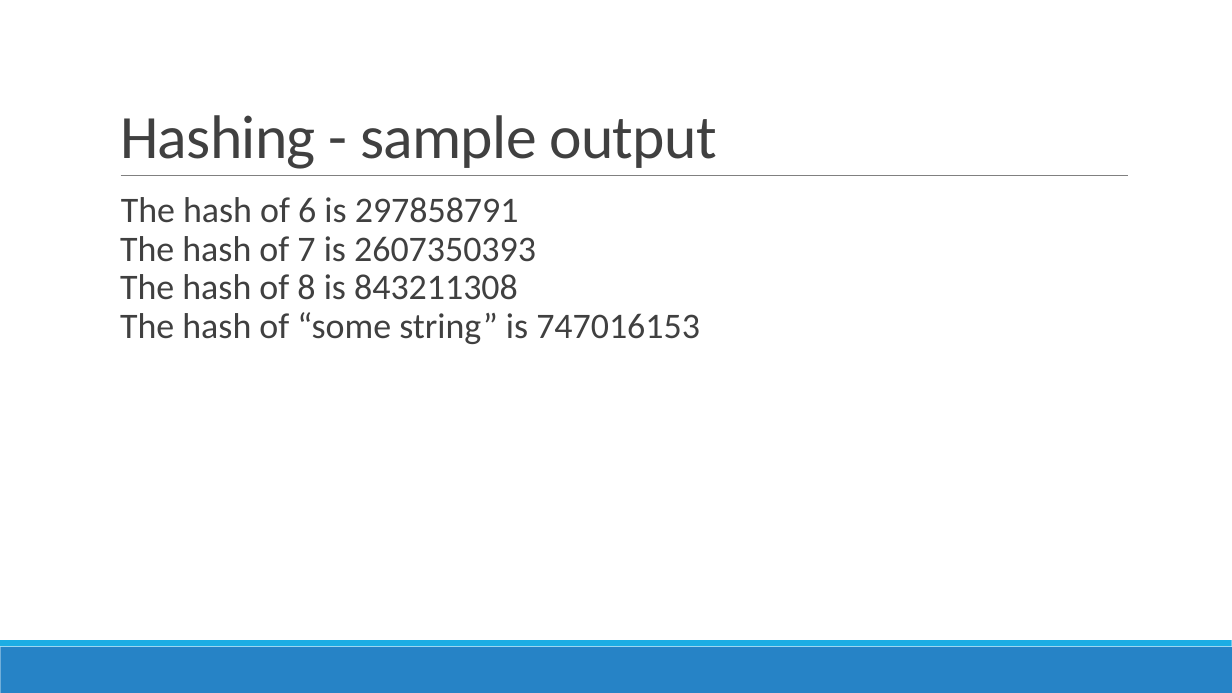
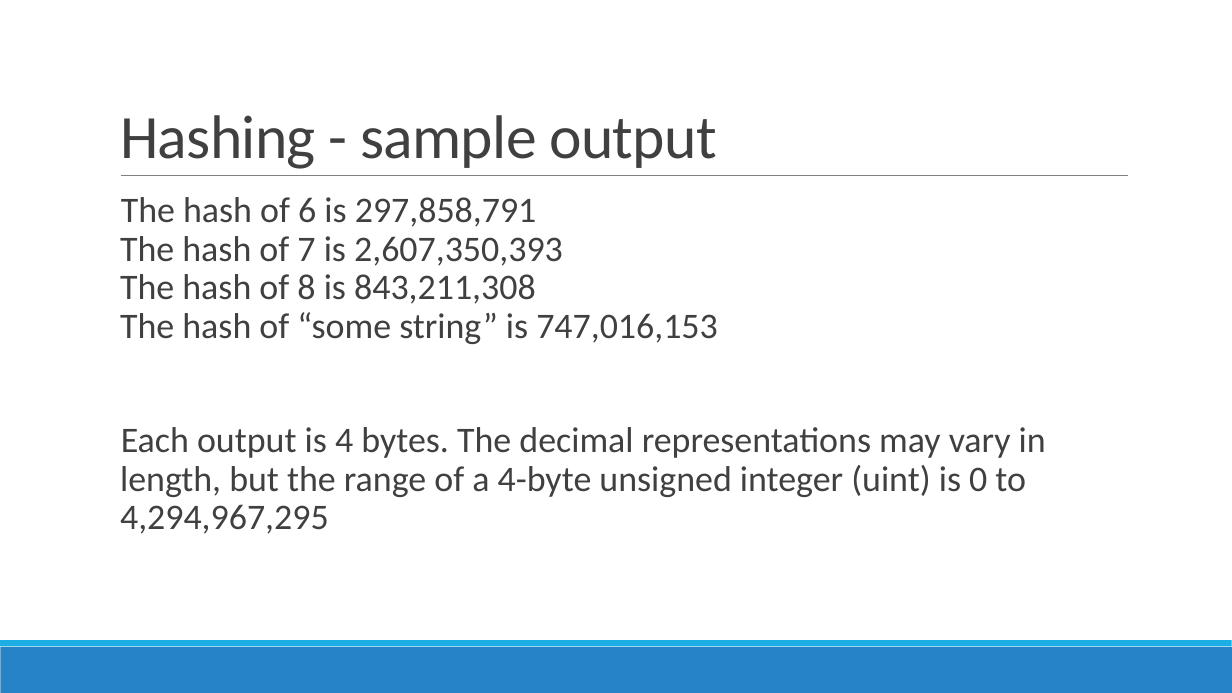
Before and after one commit to ondrejbalas/blockchain, a slide deck: slide 16 of Slides.pptx. Drawn at 1232x693 pixels with LibreOffice and Linux fonts; fonts in the diff are those of the drawing. Boxes give left, top, right and bottom in pixels: in the first picture for what was removed or moved away, otherwise in the second. Text is boxed around its words. In the diff, an @@ line names an element or a change of style, - is before the commit and + after.

```diff
--- a/Slides.pptx
+++ b/Slides.pptx
@@ text at <box>120,197,1046,534</box>: text changed @@
-  The hash of 6 is 297858791
-  The hash of 7 is 2607350393
-  The hash of 8 is 843211308
-  The hash of “some string” is 747016153
+  The hash of 6 is 297,858,791
+  The hash of 7 is 2,607,350,393
+  The hash of 8 is 843,211,308
+  The hash of “some string” is 747,016,153
+  Each output is 4 bytes. The decimal representations may vary in length, but the range of a 4-byte unsigned integer (uint) is 0 to 4,294,967,295
```
Also in this commit, not shown: 3 other slides changed, 1 slide added, 3 other files.
